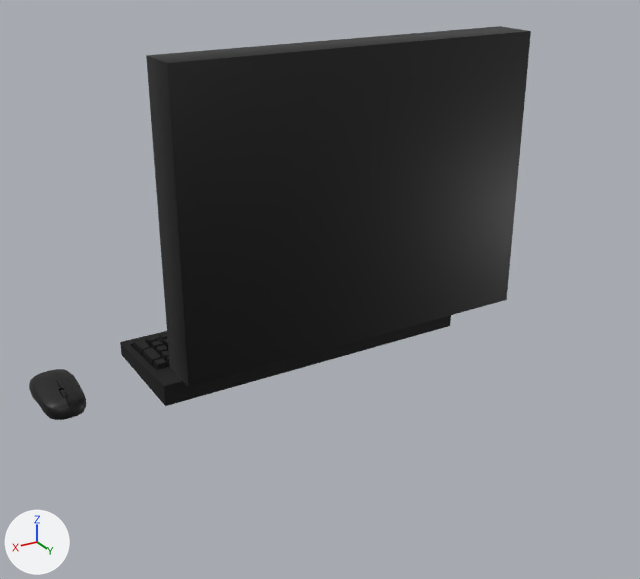
A saved change to the FBX model Assets/Models/monitor.fbx.
One viewpoint serves both versions: a camera (50 mm lens) standing at (1.032, 1.867, 1.061) and looking at (0.132, 0.368, 0.312). Lighting does not change. The marker at lower left points along +X, +Y and +Z. Where no turn or scale is listed for an object, it has been applied to the vertices.

The first picture shows 'keyboard', 'monitor', 'mouse'.
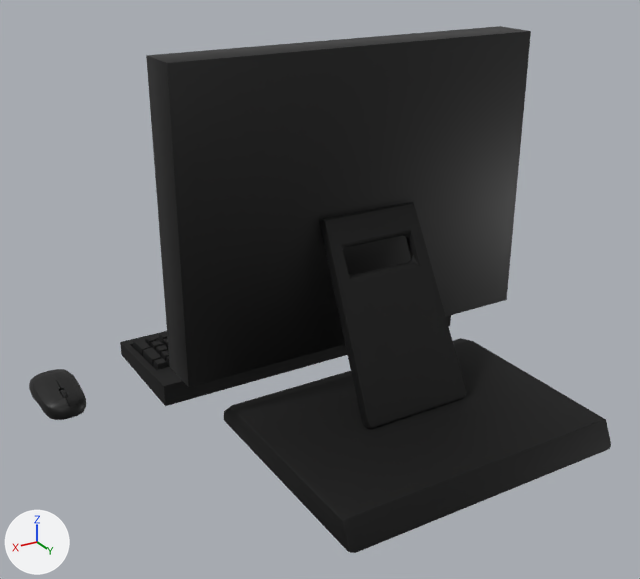
Commit message: Monitor stand

Where the change shows, as pixel boxes [x1, y1, x2, y2] in the pictures (640 x 579 px):
'stand', added (black)
    after: [224, 202, 611, 553]

Diff of the bpy script that builds the scene:
```diff
--- a/Assets/Models/monitor.fbx.py
+++ b/Assets/Models/monitor.fbx.py
@@ me_cube_005 @@
+me_cube_005.from_pydata(...)  # 146 vertices, 140 faces; spans x -0.336..0.336, y -0.266..0.265, z 0.0..0.463
+me_cube_005.materials.append(mat_matte_black)  # black #070707
@@ ob_stand @@
+ob_stand = bpy.data.objects.new('stand', me_cube_005)
+ob_stand.location = (0.0, 0.542, 0.0)
```
